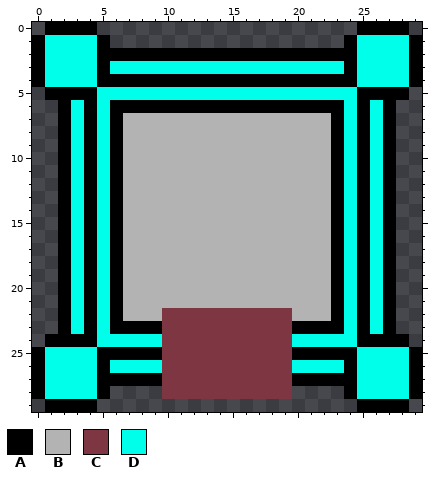
Pixel-art sprite -- Dukes Of The Realm/resources/sprites/castles/castle_5.png. The first picture shows the starting point.
The file is 30x30 pixels. Pixels under 10% opacity are left out.
Palette (. is transparent): A #000000  B #b3b3b3  C #7e3742  D #00ffea
Pixels before, first column x 0:
 0 .AAAA....................AAAA.
 1 ADDDDA..................ADDDDA
 2 ADDDDAAAAAAAAAAAAAAAAAAAADDDDA
 3 ADDDDADDDDDDDDDDDDDDDDDDADDDDA
 4 ADDDDAAAAAAAAAAAAAAAAAAAADDDDA
 5 .AAAADDDDDDDDDDDDDDDDDDDDAAAA.
 6 ..ADADAAAAAAAAAAAAAAAAAADADA..
 7 ..ADADABBBBBBBBBBBBBBBBADADA..
 8 ..ADADABBBBBBBBBBBBBBBBADADA..
 9 ..ADADABBBBBBBBBBBBBBBBADADA..
10 ..ADADABBBBBBBBBBBBBBBBADADA..
11 ..ADADABBBBBBBBBBBBBBBBADADA..
12 ..ADADABBBBBBBBBBBBBBBBADADA..
13 ..ADADABBBBBBBBBBBBBBBBADADA..
14 ..ADADABBBBBBBBBBBBBBBBADADA..
15 ..ADADABBBBBBBBBBBBBBBBADADA..
16 ..ADADABBBBBBBBBBBBBBBBADADA..
17 ..ADADABBBBBBBBBBBBBBBBADADA..
18 ..ADADABBBBBBBBBBBBBBBBADADA..
19 ..ADADABBBBBBBBBBBBBBBBADADA..
20 ..ADADABBBBBBBBBBBBBBBBADADA..
21 ..ADADABBBBBBBBBBBBBBBBADADA..
22 ..ADADABBBCCCCCCCCCCBBBADADA..
23 ..ADADAAAACCCCCCCCCCAAAADADA..
24 .AAAADDDDDCCCCCCCCCCDDDDDAAAA.
25 ADDDDAAAAACCCCCCCCCCAAAAADDDDA
26 ADDDDADDDDCCCCCCCCCCDDDDADDDDA
27 ADDDDAAAAACCCCCCCCCCAAAAADDDDA
28 ADDDDA....CCCCCCCCCC....ADDDDA
29 .AAAA....................AAAA.
Now the later version:
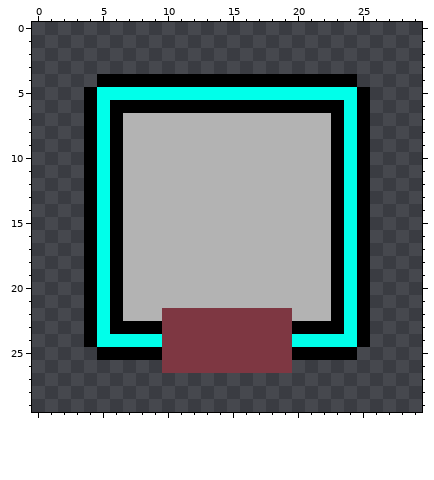
Change:
Colour A is gone in row 0 at x 1 to 4 and 25 to 28; in row 1 at x 0, 5, 24 and 29; in row 2 at x 0, 5 to 24 and 29; in row 3 at x 0, 5, 24 and 29; in row 4 at x 0 and 29; in row 5 at x 1 to 3 and 26 to 28.
Colour A is gone in rows 6 to 23 at x 2 and 27; in row 24 at x 1 to 3 and 26 to 28; in row 25 at x 0 and 29; in row 26 at x 0, 5, 24 and 29; in row 27 at x 0, 5 to 9, 20 to 24 and 29; in row 28 at x 0, 5, 24 and 29.
Colour A is gone in row 29 at x 1 to 4 and 25 to 28.
Colour C is gone in rows 27 to 28 at x 10 to 19.
Colour D is gone in rows 1 to 2 at x 1 to 4 and 25 to 28; in row 3 at x 1 to 4, 6 to 23 and 25 to 28; in row 4 at x 1 to 4 and 25 to 28; in rows 6 to 23 at x 3 and 26; in row 25 at x 1 to 4 and 25 to 28; in row 26 at x 1 to 4, 6 to 9, 20 to 23 and 25 to 28.
Colour D is gone in rows 27 to 28 at x 1 to 4 and 25 to 28.
Changed places in both pictures, as pixel boxes (x1, y1, x2, y2):
erased: (32, 22, 422, 412)
